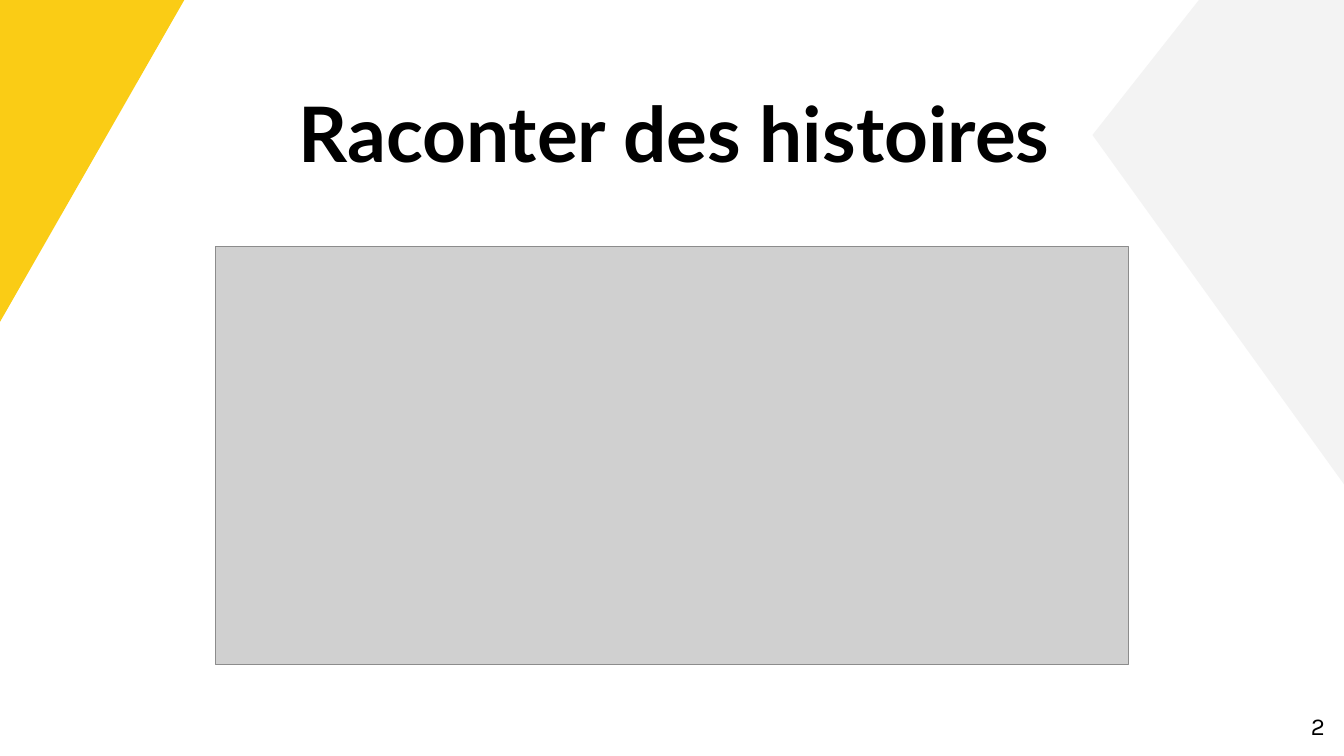
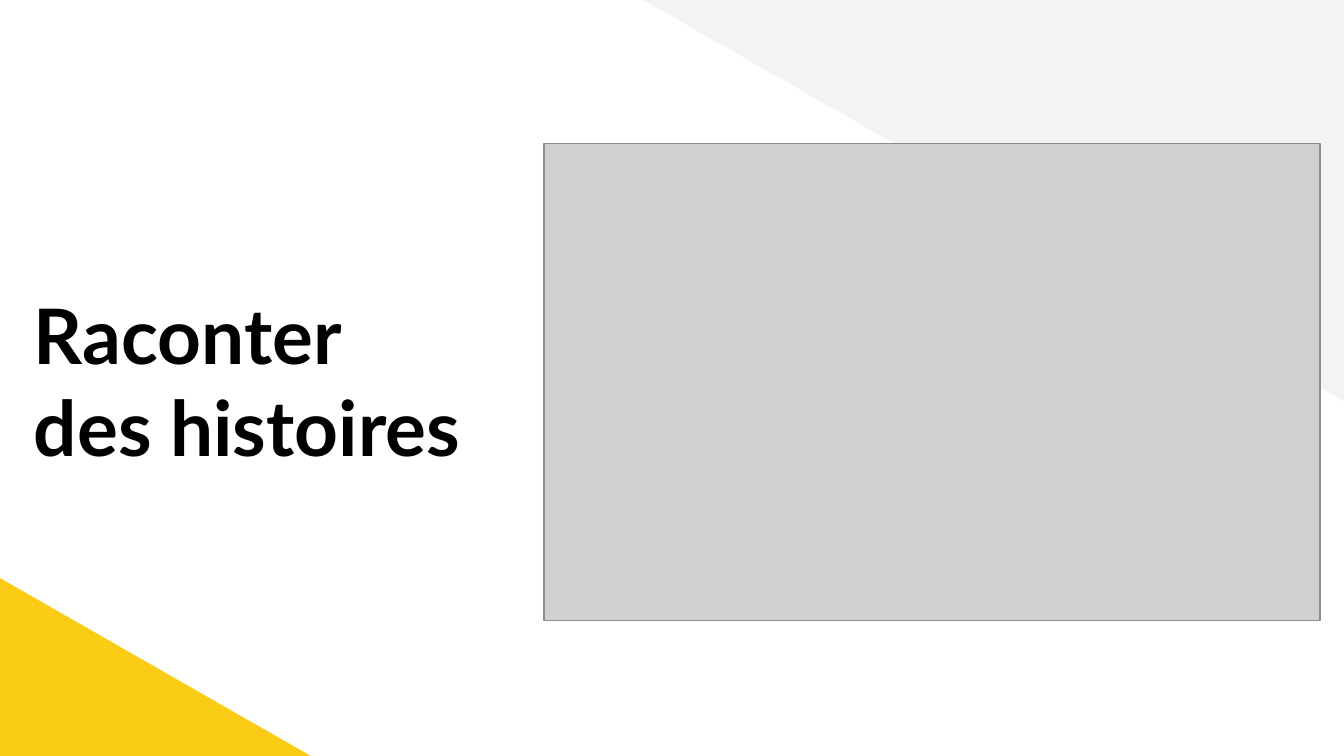
Before and after one commit to JeremieLeymarie/story-builder, a slide deck: slide 2 of sb-keynote-finale.pptx. Drawn at 1344x756 pixels with LibreOffice and Linux fonts; fonts in the diff are those of the drawing; grey boxes stand for pictures. Boxes give left, top, right and bottom in pixels: in the first picture for what was removed or moved away, otherwise in the second. Text is boxed around its words. In the diff, an @@ line names an element or a change of style, - is before the commit and + after.

```diff
--- a/sb-keynote-finale.pptx
+++ b/sb-keynote-finale.pptx
@@ right triangle removed at bbox=[1, 0, 185, 322] @@
@@ right triangle added at bbox=[641, 0, 1344, 401], fill #F3F3F3 @@
@@ triangle removed at bbox=[1093, 0, 1344, 484] @@
@@ picture: place and size @@
-picture at bbox=[215, 247, 1128, 665]
+picture at bbox=[544, 144, 1320, 621]
@@ title at bbox=[34, 308, 460, 457]: text changed @@
-Raconter des histoires
+Raconter
+des histoires
@@ right triangle added at bbox=[0, 578, 310, 755], fill #FACC15 @@
@@ page number removed at bbox=[1311, 719, 1325, 735] @@
-2
```
Also in this commit, not shown: 6 other slides changed, 1 other file.
